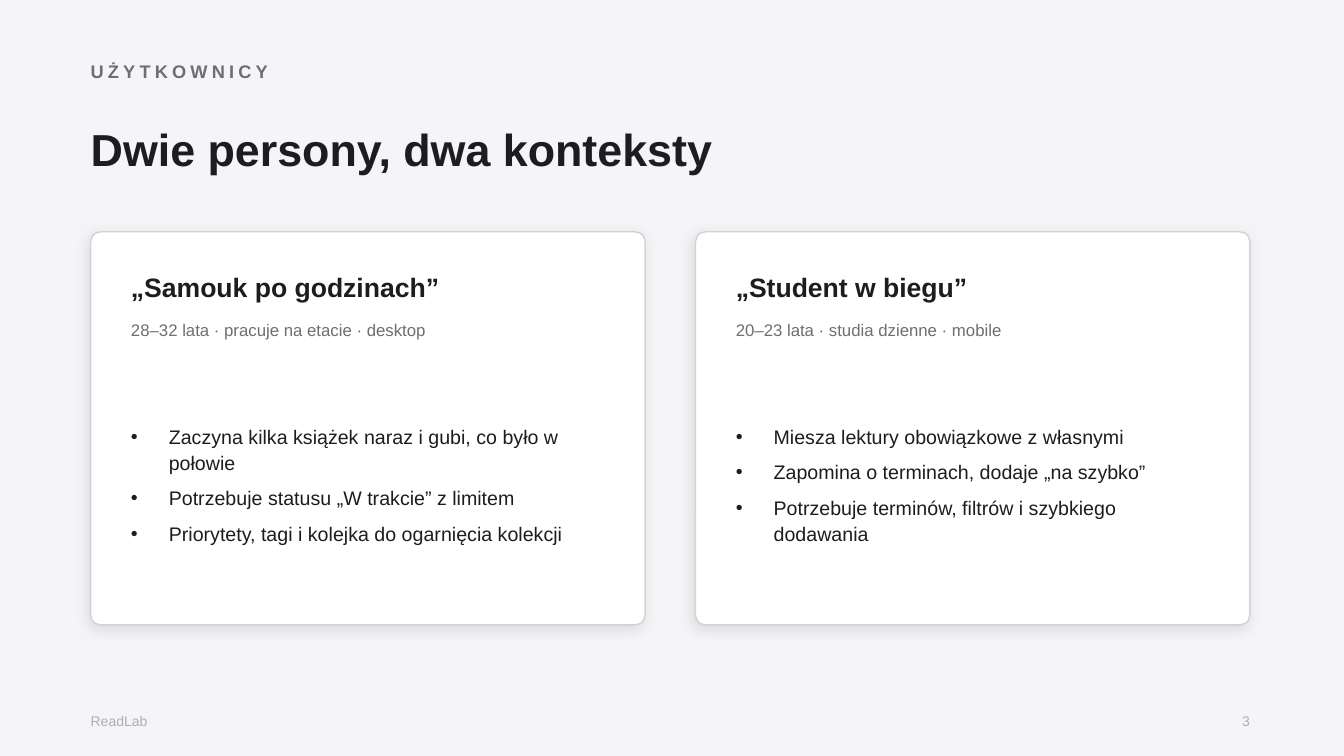
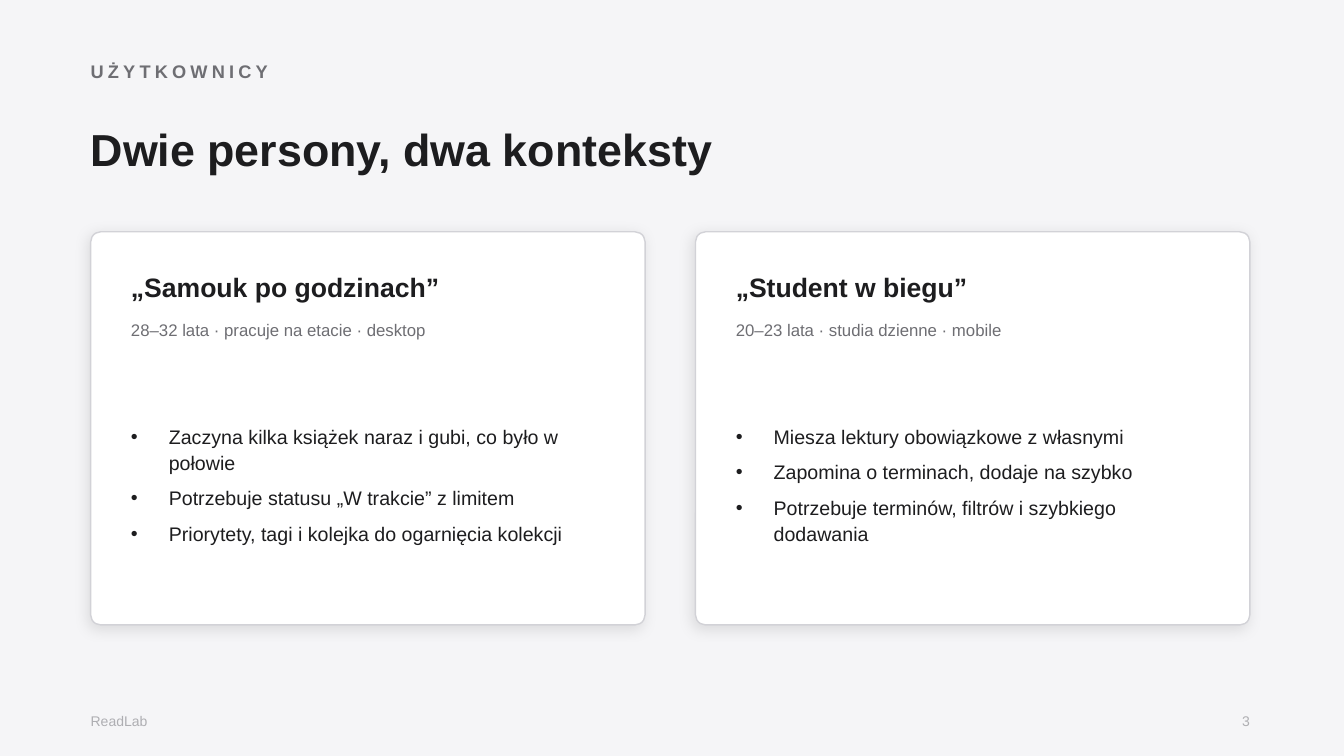
Before and after one commit to neumann1337/readlab, a slide deck: slide 3 of docs/ReadLab-prezentacja.pptx. Drawn at 1344x756 pixels with LibreOffice and Linux fonts; fonts in the diff are those of the drawing. Boxes give left, top, right and bottom in pixels: in the first picture for what was removed or moved away, otherwise in the second. Text is boxed around its words. In the diff, an @@ line names an element or a change of style, - is before the commit and + after.

```diff
--- a/docs/ReadLab-prezentacja.pptx
+++ b/docs/ReadLab-prezentacja.pptx
@@ text at (774, 464, 1132, 483): text changed @@
-• Zapomina o terminach, dodaje „na szybko”
+• Zapomina o terminach, dodaje na szybko
```
Also in this commit, not shown: 4 other slides changed, 1 other file.
